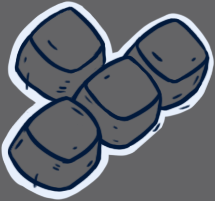
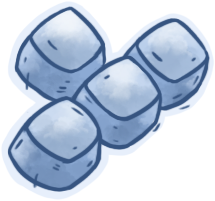
The second 215px x 201px image is a revision of the first. Changes to its layers:
painted on "moement keys" over box(0, 0, 215, 201)
removed layer "movement keys white" over box(0, 0, 215, 201)
removed layer "Background" over box(0, 0, 215, 201)
